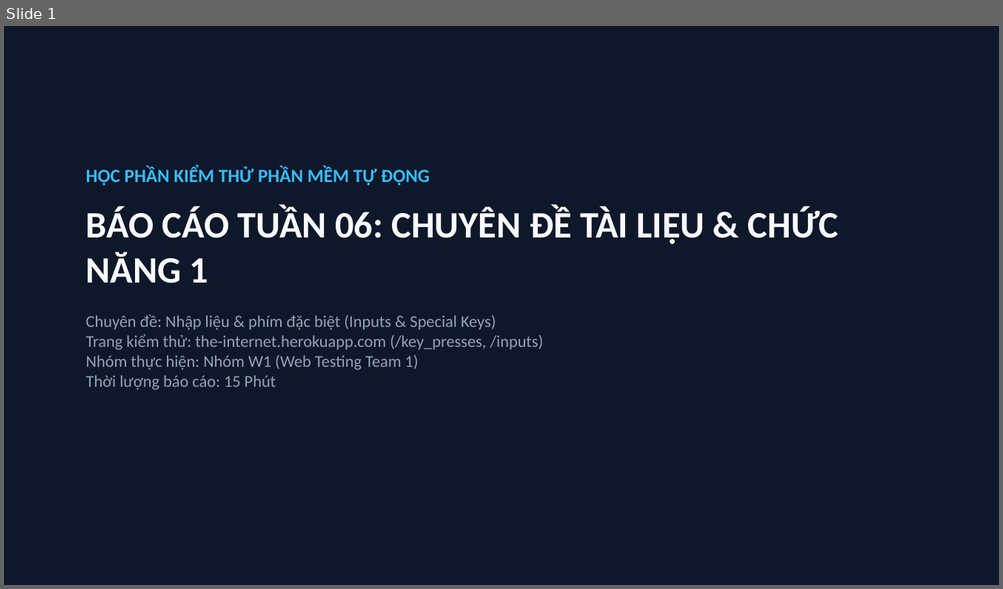
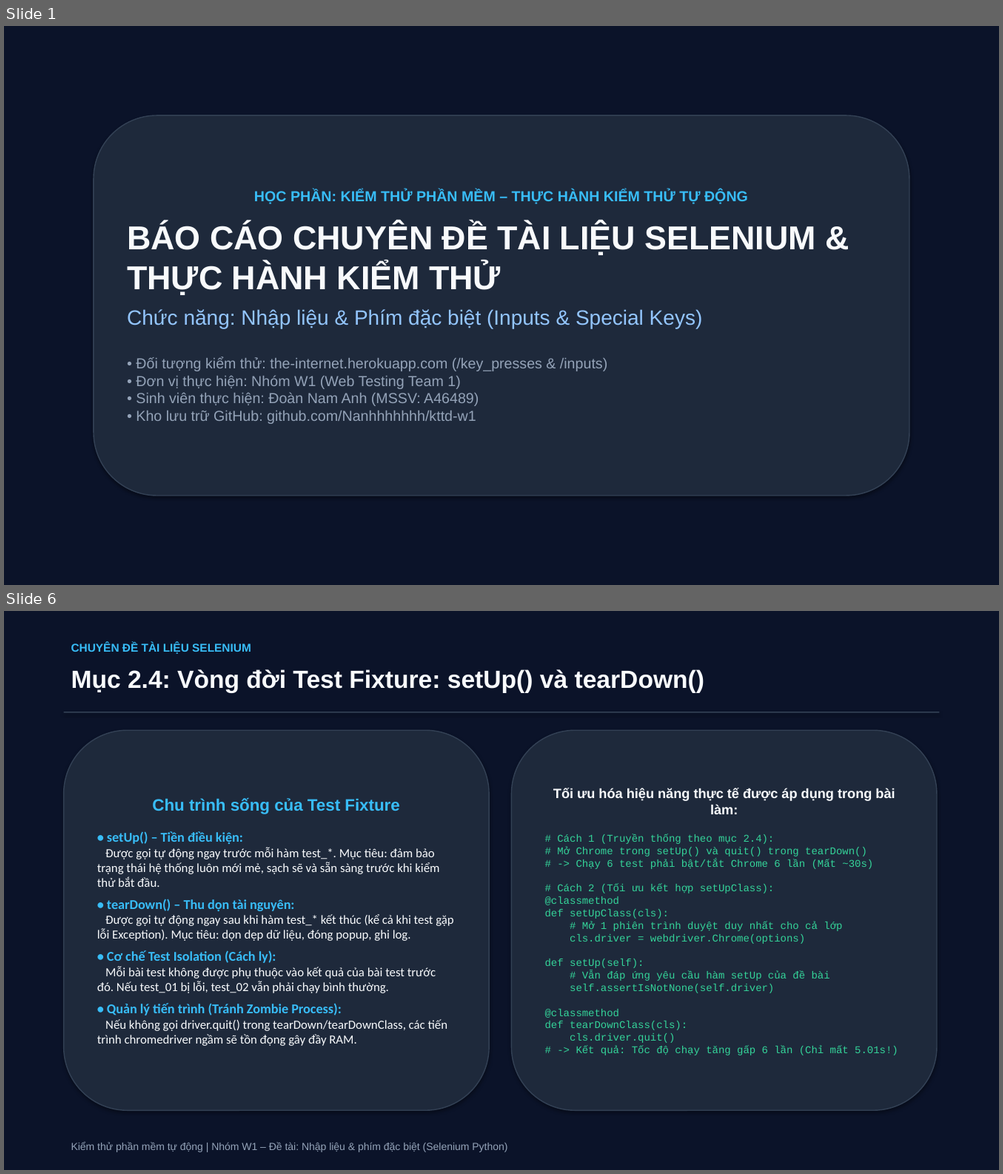
Before and after one commit to Nanhhhhhhh/kttd-w1, a slide deck: tuan-06/slide_tuan06_w1.pptx. Shown one above the other, each under a label of ours: slide 1 before the commit, slides 1 and 6 after it; the slides between them are not shown. The pictures are 1003x589 and 1003x1174 pixels, drawn with LibreOffice and Linux fonts; fonts in the diff are those of the drawing. Boxes give left, top, right and bottom in pixels: in the first picture for what was removed or moved away, otherwise in the second. Text is boxed around its words. In the diff, an @@ line names an element or a change of style, - is before the commit and + after.

Commit message:
T06: Nâng cấp bộ Slide báo cáo 18 trang chuyên sâu (PPTX & HTML)

```diff
--- a/tuan-06/slide_tuan06_w1.pptx
+++ b/tuan-06/slide_tuan06_w1.pptx
@@ slide 6 added at [4,611,999,1170], background #FFFFFF @@
@@ rectangle added at [4,611,999,1170], fill #0B1329 @@
@@ text added at [71,643,251,654], 11 pt, text #38BDF8, bold @@
+CHUYÊN ĐỀ TÀI LIỆU SELENIUM
@@ text added at [71,669,704,693], 24 pt, text #F8FAFC, bold @@
+Mục 2.4: Vòng đời Test Fixture: setUp() và tearDown()
@@ rectangle added at [64,712,939,712], fill #334155 @@
@@ rounded rectangle added at [64,730,489,1111], fill #1E293B, outline #334155 1 pt, 12 pt, text #F8FAFC @@
+Chu trình sống của Test Fixture
+• setUp() – Tiền điều kiện:
+Được gọi tự động ngay trước mỗi hàm test_*. Mục tiêu: đảm bảo trạng thái hệ thống luôn mới mẻ, sạch sẽ và sẵn sàng trước khi kiểm thử bắt đầu.
+• tearDown() – Thu dọn tài nguyên:
+Được gọi tự động ngay sau khi hàm test_* kết thúc (kể cả khi test gặp lỗi Exception). Mục tiêu: dọn dẹp dữ liệu, đóng popup, ghi log.
+• Cơ chế Test Isolation (Cách ly):
+Mỗi bài test không được phụ thuộc vào kết quả của bài test trước đó. Nếu test_01 bị lỗi, test_02 vẫn phải chạy bình thường.
+• Quản lý tiến trình (Tránh Zombie Process):
+Nếu không gọi driver.quit() trong tearDown/tearDownClass, các tiến trình chromedriver ngầm sẽ tồn đọng gây đầy RAM.
@@ rounded rectangle added at [512,730,936,1111], fill #1E293B, outline #334155 1 pt, 10 pt, text #34D399 @@
+Tối ưu hóa hiệu năng thực tế được áp dụng trong bài làm:
+# Cách 1 (Truyền thống theo mục 2.4):
+# Mở Chrome trong setUp() và quit() trong tearDown()
+# -> Chạy 6 test phải bật/tắt Chrome 6 lần (Mất ~30s)
+# Cách 2 (Tối ưu kết hợp setUpClass):
+@classmethod
+def setUpClass(cls):
+# Mở 1 phiên trình duyệt duy nhất cho cả lớp
+cls.driver = webdriver.Chrome(options)
+def setUp(self):
+# Vẫn đáp ứng yêu cầu hàm setUp của đề bài
+self.assertIsNotNone(self.driver)
+@classmethod
+def tearDownClass(cls):
+cls.driver.quit()
+# -> Kết quả: Tốc độ chạy tăng gấp 6 lần (Chỉ mất 5.01s!)
@@ text added at [71,1142,507,1153], 10 pt, text #94A3B8 @@
+Kiểm thử phần mềm tự động | Nhóm W1 – Đề tài: Nhập liệu & phím đặc biệt (Selenium Python)
@@ slide 1 changed as well @@
@@ rectangle at [4,26,999,585]: fill #0F172A to #0B1329 @@
@@ rounded rectangle "HỌC PHẦN: KIỂM THỬ PHẦN ...": place and size @@
-rounded rectangle "HỌC PHẦN: KIỂM THỬ PHẦN ..." at [86,167,838,390]
+rounded rectangle "HỌC PHẦN: KIỂM THỬ PHẦN ..." at [94,116,909,496]
@@ rounded rectangle "HỌC PHẦN: KIỂM THỬ PHẦN ..." at [94,116,909,496]: vertical alignment top to middle; fill none to #1E293B; outline none to #334155 1 pt; shadow on @@
@@ text in rounded rectangle at [127,190,815,424]: text changed; size 16 to 14 pt; font Calibri to Arial @@
-HỌC PHẦN KIỂM THỬ PHẦN MỀM TỰ ĐỘNG
-BÁO CÁO TUẦN 06: CHUYÊN ĐỀ TÀI LIỆU & CHỨC NĂNG 1
-Chuyên đề: Nhập liệu & phím đặc biệt (Inputs & Special Keys)
-Trang kiểm thử: the-internet.herokuapp.com (/key_presses, /inputs)
-Nhóm thực hiện: Nhóm W1 (Web Testing Team 1)
-Thời lượng báo cáo: 15 Phút
+HỌC PHẦN: KIỂM THỬ PHẦN MỀM – THỰC HÀNH KIỂM THỬ TỰ ĐỘNG
+BÁO CÁO CHUYÊN ĐỀ TÀI LIỆU SELENIUM & THỰC HÀNH KIỂM THỬ
+Chức năng: Nhập liệu & Phím đặc biệt (Inputs & Special Keys)
+• Đối tượng kiểm thử: the-internet.herokuapp.com (/key_presses & /inputs)
+• Đơn vị thực hiện: Nhóm W1 (Web Testing Team 1)
+• Sinh viên thực hiện: Đoàn Nam Anh (MSSV: A46489)
+• Kho lưu trữ GitHub: github.com/Nanhhhhhhh/kttd-w1
```
Also in this commit, not shown: 3 other slides changed, 13 other slides added, 5 slides removed, 3 other files.
